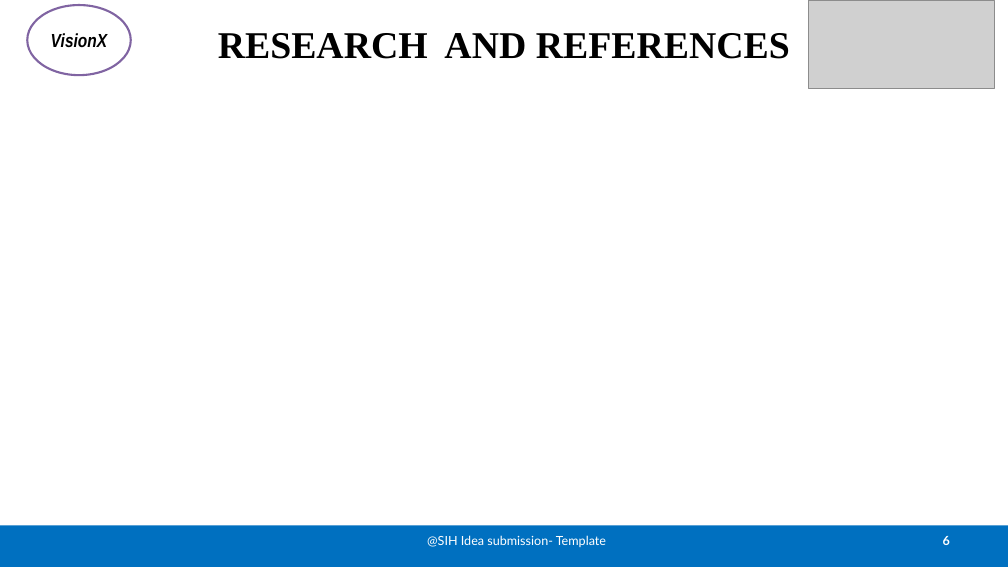
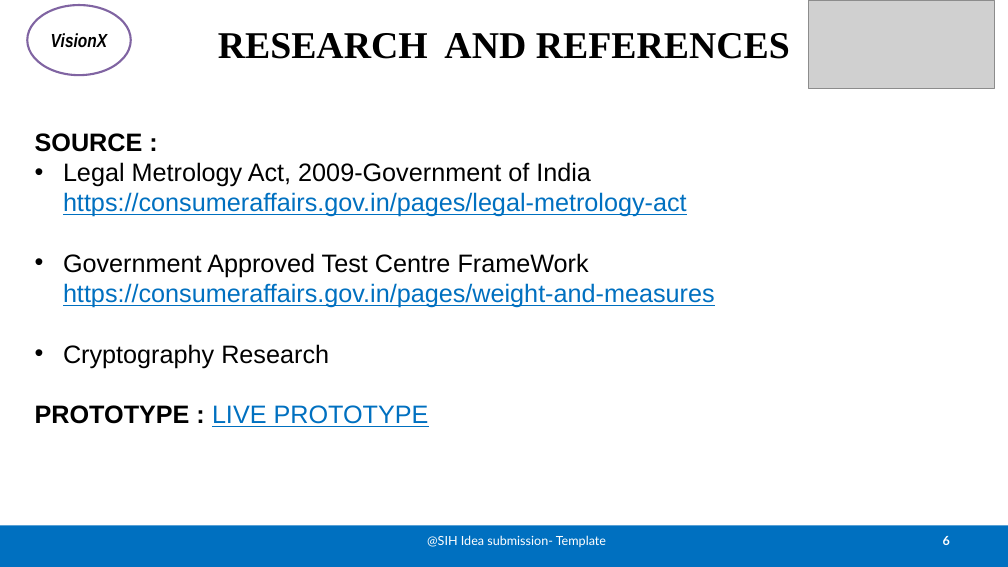
Before and after one commit to Sri-Ram143/SIH-2K26, a slide deck: slide 6 of SIH26036-PPT.pptx. Drawn at 1008x567 pixels with LibreOffice and Linux fonts; fonts in the diff are those of the drawing; grey boxes stand for pictures. Boxes give left, top, right and bottom in pixels: in the first picture for what was removed or moved away, otherwise in the second. Text is boxed around its words. In the diff, an @@ line names an element or a change of style, - is before the commit and + after.

```diff
--- a/SIH26036-PPT.pptx
+++ b/SIH26036-PPT.pptx
@@ text added at <box>35,133,715,427</box>, 24 pt, text #0070C0, underline @@
+SOURCE :
+• Legal Metrology Act, 2009-Government of India https://consumeraffairs.gov.in/pages/legal-metrology-act
+• Government Approved Test Centre FrameWork https://consumeraffairs.gov.in/pages/weight-and-measures
+• Cryptography Research
+PROTOTYPE : LIVE PROTOTYPE
```
Also in this commit, not shown: 3 other slides changed, 1 other file.
